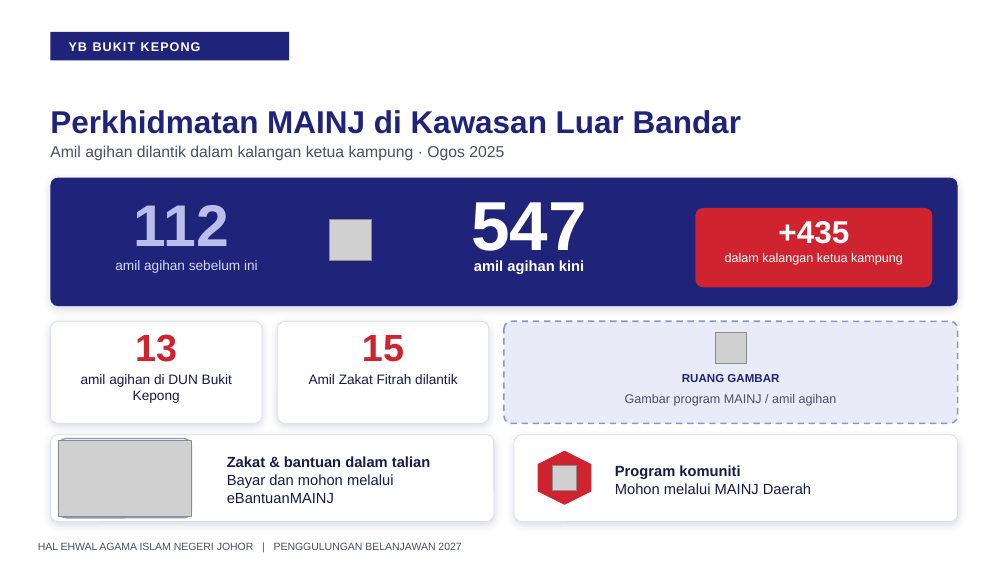
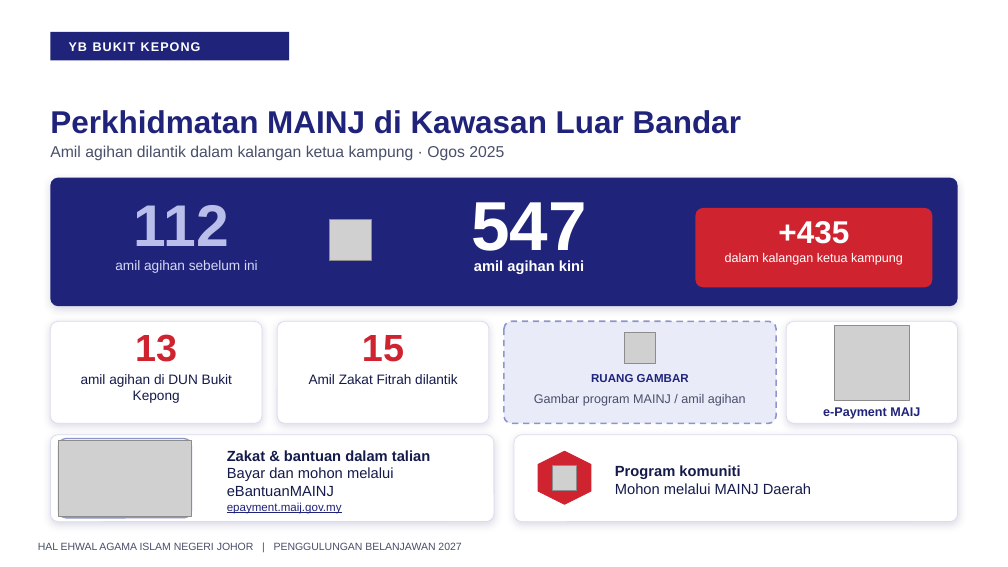
Before and after one commit to nawaljoe/Nawal, a slide deck: slide 7 of output/Penggulungan_Hal_Ehwal_Agama_Islam_2027_16x9.pptx. Drawn at 1008x567 pixels with LibreOffice and Linux fonts; fonts in the diff are those of the drawing; grey boxes stand for pictures; background and template pictures are left out. Boxes give left, top, right and bottom in pixels: in the first picture for what was removed or moved away, otherwise in the second. Text is boxed around its words. In the diff, an @@ line names an element or a change of style, - is before the commit and + after.

```diff
--- a/output/Penggulungan_Hal_Ehwal_Agama_Islam_2027_16x9.pptx
+++ b/output/Penggulungan_Hal_Ehwal_Agama_Islam_2027_16x9.pptx
@@ rounded rectangle: place and size @@
-rounded rectangle at (504,321,958,423)
+rounded rectangle at (504,321,777,423)
@@ rounded rectangle added at (786,321,958,423), fill #FFFFFF, outline #D9DCEE 0.75 pt @@
@@ picture added at (834,325,910,401) @@
@@ picture: place and size @@
-picture at (715,333,746,364)
+picture at (625,333,656,364)
@@ text "RUANG GAMBAR": place and size @@
-text "RUANG GAMBAR" at (682,374,779,382)
+text "RUANG GAMBAR" at (591,374,689,382)
@@ text "Gambar program MAINJ / amil ...": place and size @@
-text "Gambar program MAINJ / amil ..." at (625,394,837,406)
+text "Gambar program MAINJ / amil ..." at (534,394,746,406)
@@ text added at (823,407,920,419), 12 pt, text #20237A, bold @@
+e-Payment MAIJ
@@ text at (227,502,342,514): paragraph added @@
+epayment.maij.gov.my
```
Also in this commit, not shown: 1 other file.
